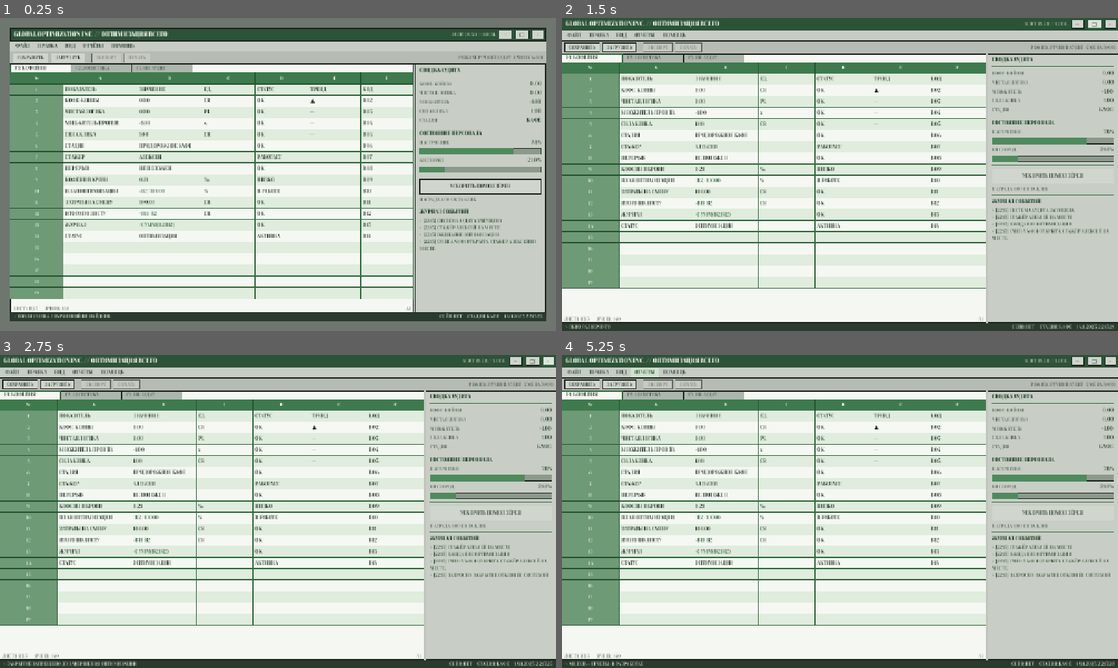
Above: before the commit, frames 1-4 (two rows, left to right).
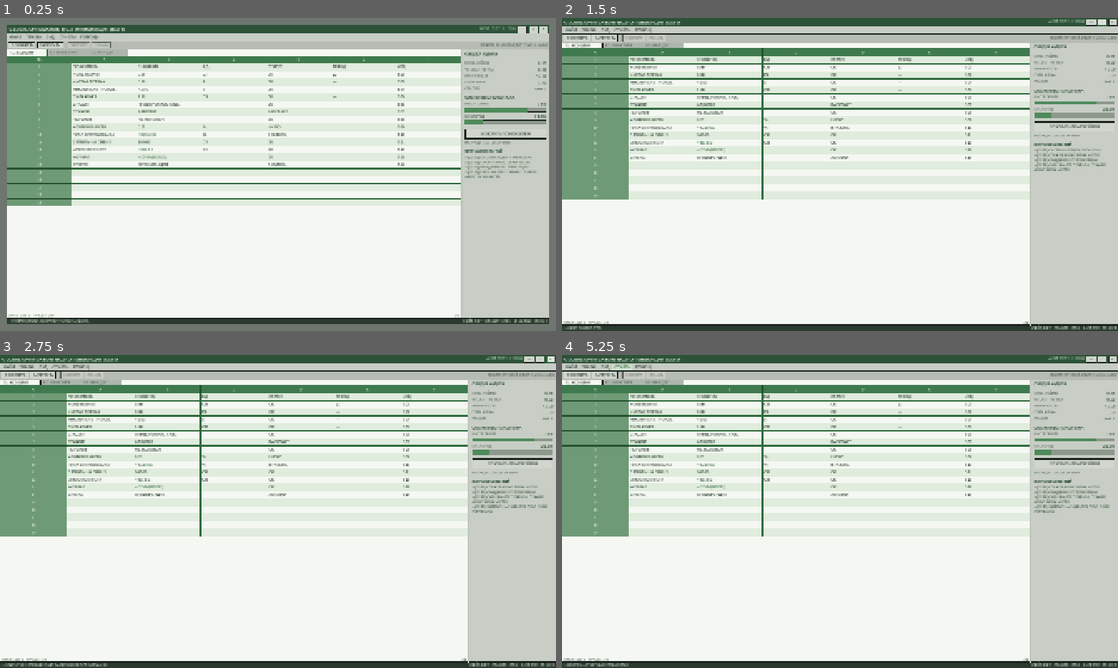
Above: after the commit, the same moments.

Repository: idlersgenii/Global-Optimization-Inc
Game: Godot game, scene res://scenes/MainDashboard.tscn
The game is run twice, just before and just after one commit, with the same random seed, the same clock (stepped at 60 frames per second) and the same inputs.
Inputs:
- Up to frame 1 (0.25 s): no input
- Up to frame 2 (1.5 s): click "—" at 0.5 s; click "□" at 1.25 s
- Up to frame 3 (2.75 s): click "×" at 2 s
- Up to frame 4 (5.25 s): click "ФАЙЛ" at 2.75 s; click "ПРАВКА" at 3.5 s; click "ВИД" at 4.25 s; click "ОТЧЁТЫ" at 5 s

The runs differ from the first frame. In frame 1, 35% of the frame differs, in the area x 1-99%, y 2-98%; in frame 2, 30%; in frame 3, 30%; in frame 4, 30%.

Commit message:
feat: replace TT Moons with Arial system font

Diff:
--- /dev/null
+++ b/assets/fonts/arial.tres
@@ -0,0 +1,6 @@
+[gd_resource type="SystemFont" format=3]
+
+[resource]
+font_names = PackedStringArray("Arial", "Liberation Sans", "Helvetica")
+font_weight = 400
+allow_system_fallback = true
--- /dev/null
+++ b/assets/fonts/arial_bold.tres
@@ -0,0 +1,6 @@
+[gd_resource type="SystemFont" format=3]
+
+[resource]
+font_names = PackedStringArray("Arial", "Liberation Sans", "Helvetica")
+font_weight = 700
+allow_system_fallback = true
--- a/assets/themes/spreadsheet_theme.tres
+++ b/assets/themes/spreadsheet_theme.tres
@@ -1,7 +1,7 @@
 [gd_resource type="Theme" load_steps=27 format=3]
 
-[ext_resource type="FontFile" path="res://assets/fonts/tt_moons/TT Moons Regular.otf" id="1_font"]
-[ext_resource type="FontFile" path="res://assets/fonts/tt_moons/TT Moons Bold.otf" id="2_font_bold"]
+[ext_resource type="SystemFont" path="res://assets/fonts/arial.tres" id="1_font"]
+[ext_resource type="SystemFont" path="res://assets/fonts/arial_bold.tres" id="2_font_bold"]
 
 [sub_resource type="StyleBoxFlat" id="StyleBoxFlat_window"]
 content_margin_left = 0.0
--- a/project.godot
+++ b/project.godot
@@ -23,8 +23,9 @@
 
 [display]
 
-window/size/viewport_width=1280
-window/size/viewport_height=720
+window/size/viewport_width=1920
+window/size/viewport_height=1080
+window/size/mode=3
 window/stretch/mode="canvas_items"
 window/stretch/aspect="expand"
 
Binary file removed: assets/fonts/tt_moons/TT Moons Bold.otf
Not shown, removed: assets/fonts/tt_moons/TT Moons Bold.otf.import
Binary file removed: assets/fonts/tt_moons/TT Moons Regular.otf
Not shown, removed: assets/fonts/tt_moons/TT Moons Regular.otf.import
